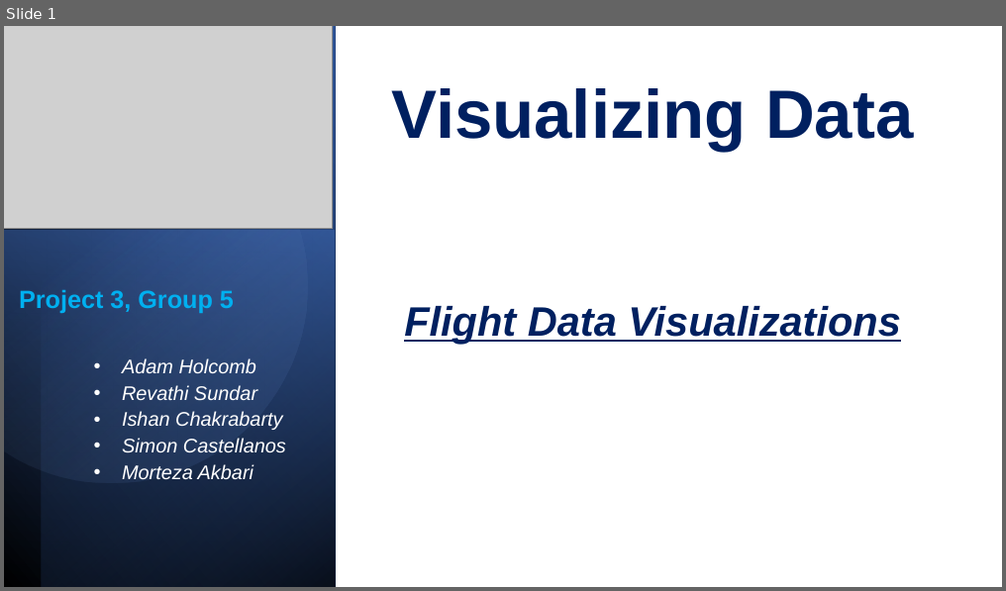
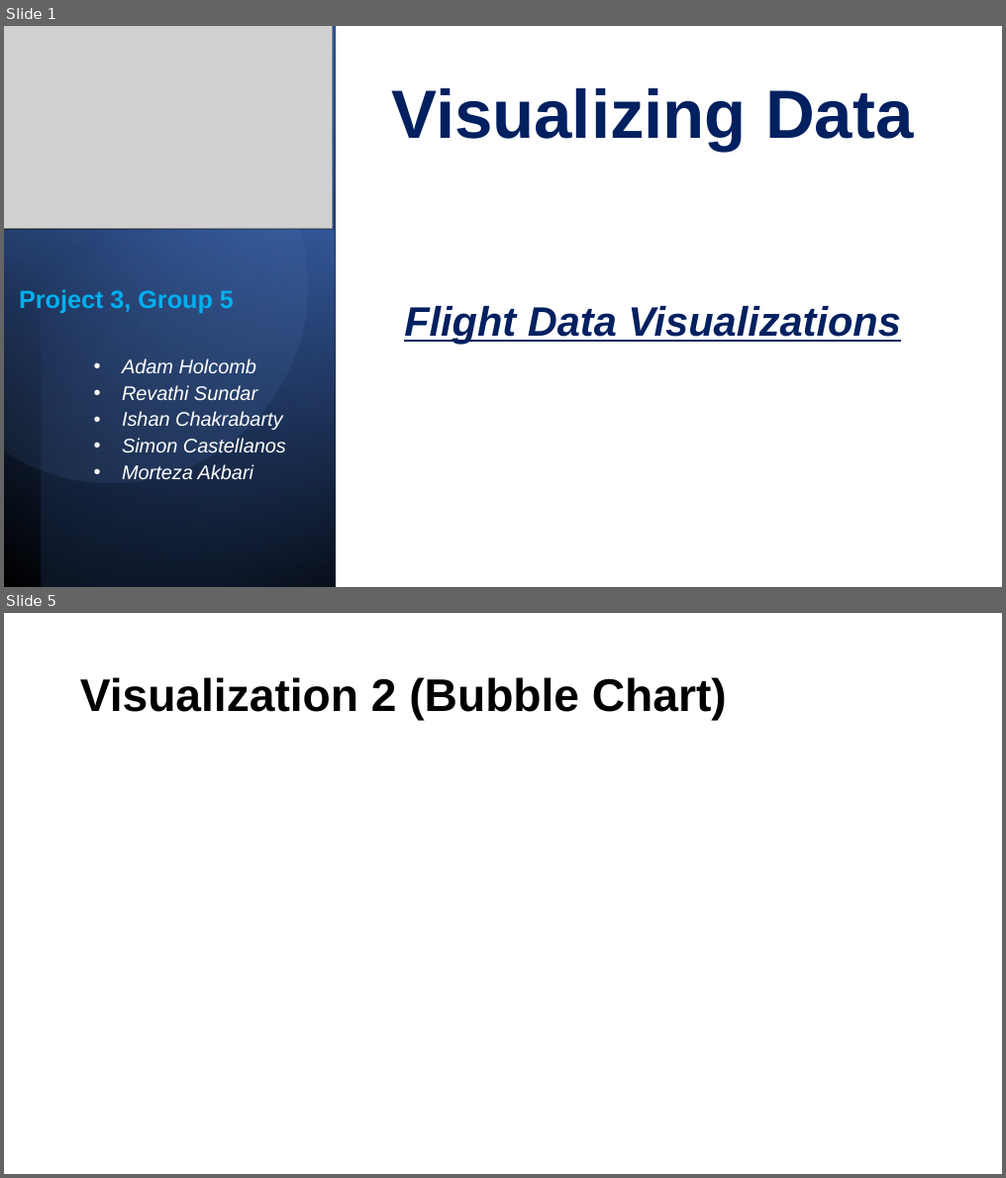
Before and after one commit to adamholcomb/Full-Stack-Flight-Analysis, a slide deck: Project 3_Group-5_Visualizing Data.pptx. Shown one above the other, each under a label of ours: slide 1 before the commit, slides 1 and 5 after it; the slides between them are not shown. The pictures are 1006x591 and 1006x1178 pixels, drawn with LibreOffice and Linux fonts; fonts in the diff are those of the drawing; grey boxes stand for pictures. Boxes give left, top, right and bottom in pixels: in the first picture for what was removed or moved away, otherwise in the second. Text is boxed around its words. In the diff, an @@ line names an element or a change of style, - is before the commit and + after.

```diff
--- a/Project 3_Group-5_Visualizing Data.pptx
+++ b/Project 3_Group-5_Visualizing Data.pptx
@@ slide 5 added at <box>4,613,1002,1174</box>, background #FFFFFF @@
@@ title added at <box>80,677,727,721</box>, 44 pt, text #000000, bold @@
+Visualization 2 (Bubble Chart)
```
Also in this commit, not shown: 1 slide changed, 4 other slides added, 1 slide removed.
